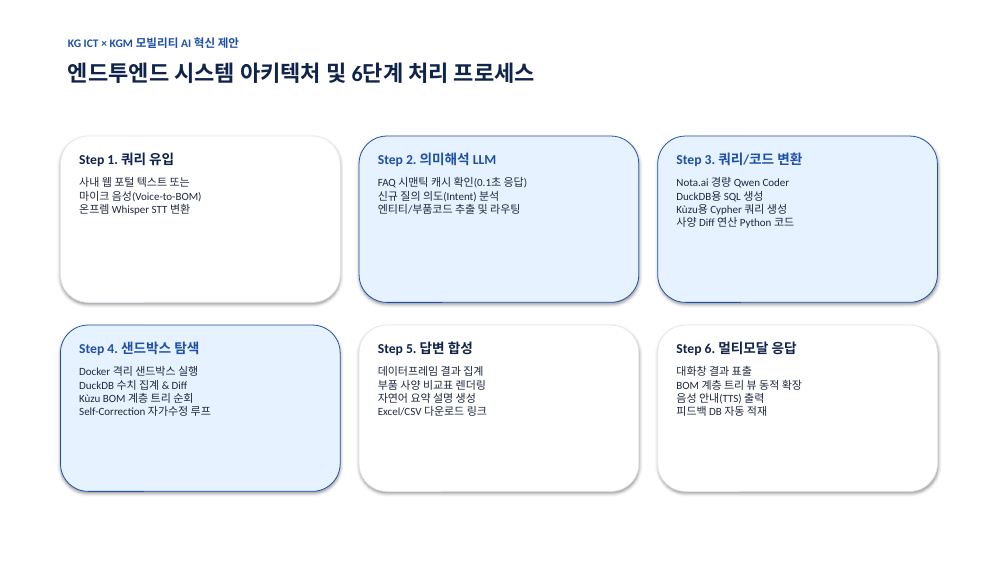
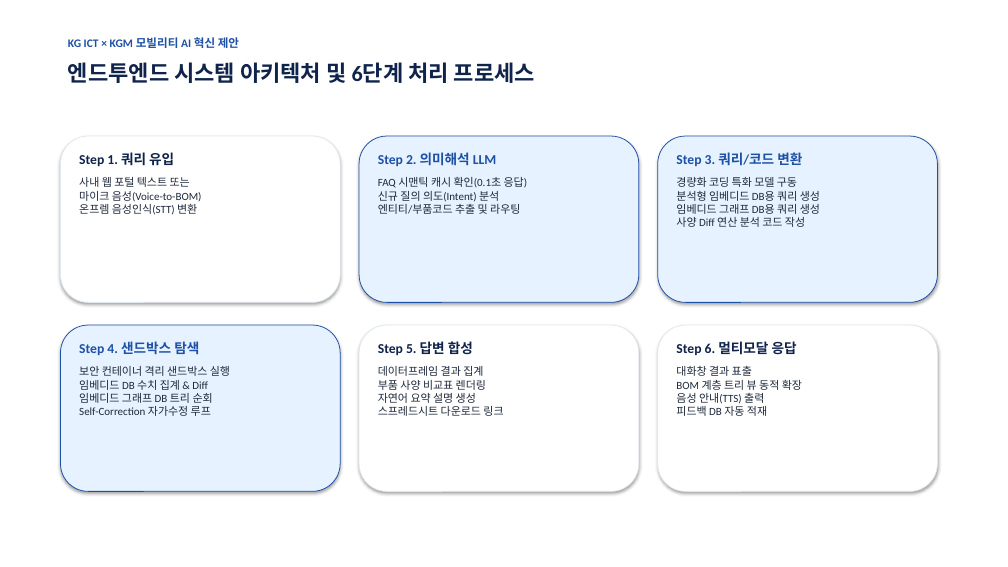
Before and after one commit to kesperinc/aifullstack_issu, a slide deck: slide 3 of docs/kg_ict/2026-11-09_KG_ICT_BOM_AI_Proposal.pptx. Drawn at 1008x567 pixels with LibreOffice and Linux fonts; fonts in the diff are those of the drawing. Boxes give left, top, right and bottom in pixels: in the first picture for what was removed or moved away, otherwise in the second. Text is boxed around its words. In the diff, an @@ line names an element or a change of style, - is before the commit and + after.

```diff
--- a/docs/kg_ict/2026-11-09_KG_ICT_BOM_AI_Proposal.pptx
+++ b/docs/kg_ict/2026-11-09_KG_ICT_BOM_AI_Proposal.pptx
@@ text at (79, 177, 202, 215): text changed @@
-사내 웹 포털 텍스트 또는
-마이크 음성(Voice-to-BOM)
-온프렘 Whisper STT 변환
+사내 웹 포털 텍스트 또는
+마이크 음성(Voice-to-BOM)
+온프렘 음성인식(STT) 변환
@@ text at (676, 177, 820, 227): text changed @@
-Nota.ai 경량 Qwen Coder
-DuckDB용 SQL 생성
-Kùzu용 Cypher 쿼리 생성
-사양 Diff 연산 Python 코드
+경량화 코딩 특화 모델 구동
+분석형 임베디드 DB용 쿼리 생성
+임베디드 그래프 DB용 쿼리 생성
+사양 Diff 연산 분석 코드 작성
@@ text at (79, 366, 230, 416): text changed @@
-Docker 격리 샌드박스 실행
-DuckDB 수치 집계 & Diff
-Kùzu BOM 계층 트리 순회
-Self-Correction 자가수정 루프
+보안 컨테이너 격리 샌드박스 실행
+임베디드 DB 수치 집계 & Diff
+임베디드 그래프 DB 트리 순회
+Self-Correction 자가수정 루프
@@ text at (378, 366, 503, 416): text changed @@
-데이터프레임 결과 집계
-부품 사양 비교표 렌더링
-자연어 요약 설명 생성
-Excel/CSV 다운로드 링크
+데이터프레임 결과 집계
+부품 사양 비교표 렌더링
+자연어 요약 설명 생성
+스프레드시트 다운로드 링크
```
Also in this commit, not shown: 3 other slides changed, 10 other files.
